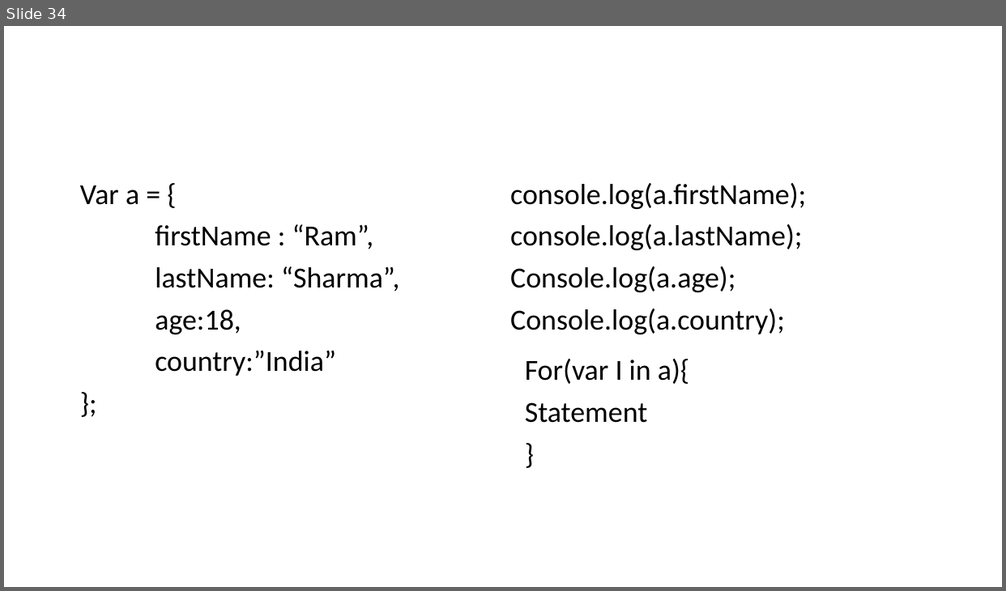
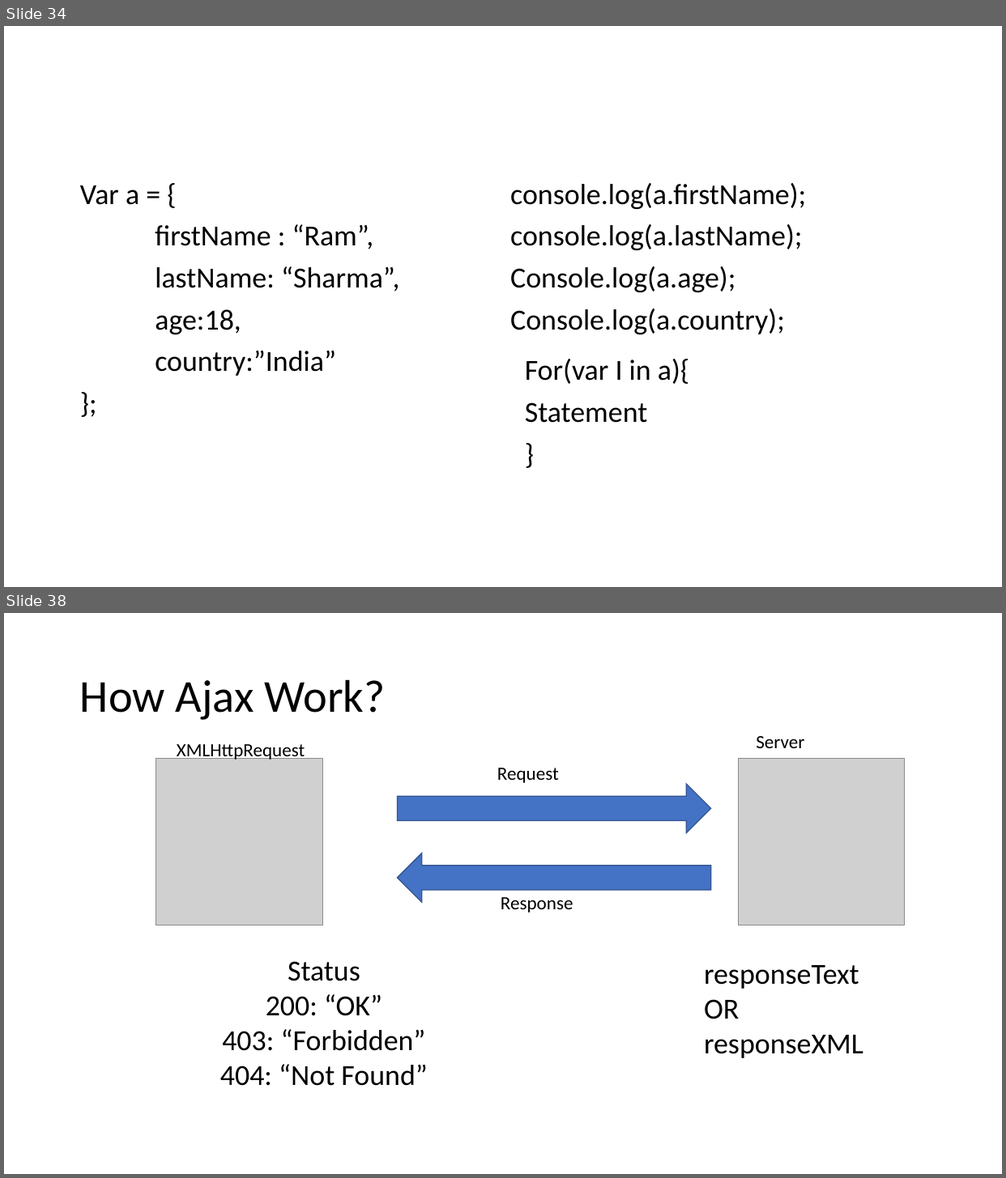
Before and after one commit to PiyushChaturvedii/Batch04, a slide deck: AdvanceJavaScript.pptx. Shown one above the other, each under a label of ours: slide 34 before the commit, slides 34 and 38 after it; the slides between them are not shown. The pictures are 1006x591 and 1006x1178 pixels, drawn with LibreOffice and Linux fonts; fonts in the diff are those of the drawing; grey boxes stand for pictures. Boxes give left, top, right and bottom in pixels: in the first picture for what was removed or moved away, otherwise in the second. Text is boxed around its words. In the diff, an @@ line names an element or a change of style, - is before the commit and + after.

```diff
--- a/AdvanceJavaScript.pptx
+++ b/AdvanceJavaScript.pptx
@@ slide 38 added at box(4, 613, 1002, 1174), background #FFFFFF @@
@@ title added at box(80, 679, 386, 720), 44 pt, text #000000 @@
+How Ajax Work?
@@ picture added at box(156, 758, 323, 925) @@
@@ text added at box(177, 744, 305, 761), 18 pt, text #000000 @@
+XMLHttpRequest
@@ picture added at box(739, 758, 906, 925) @@
@@ text added at box(756, 736, 804, 748), 18 pt, text #000000 @@
+Server
@@ text added at box(497, 768, 559, 783), 18 pt, text #000000 @@
+Request
@@ right arrow added at box(397, 785, 710, 833), fill #4472C4, outline #325491 1 pt @@
@@ right arrow added at box(397, 854, 710, 902), fill #4472C4, outline #325491 1 pt @@
@@ text added at box(501, 897, 573, 913), 18 pt, text #000000 @@
+Response
@@ text added at box(220, 961, 427, 1086), 28 pt, text #000000 @@
+Status
+200: “OK”
+403: “Forbidden”
+404: “Not Found”
@@ text added at box(704, 965, 863, 1059), 28 pt, text #000000 @@
+responseText
+OR
+responseXML
```
Also in this commit, not shown: 7 other slides added, 4 other files.
